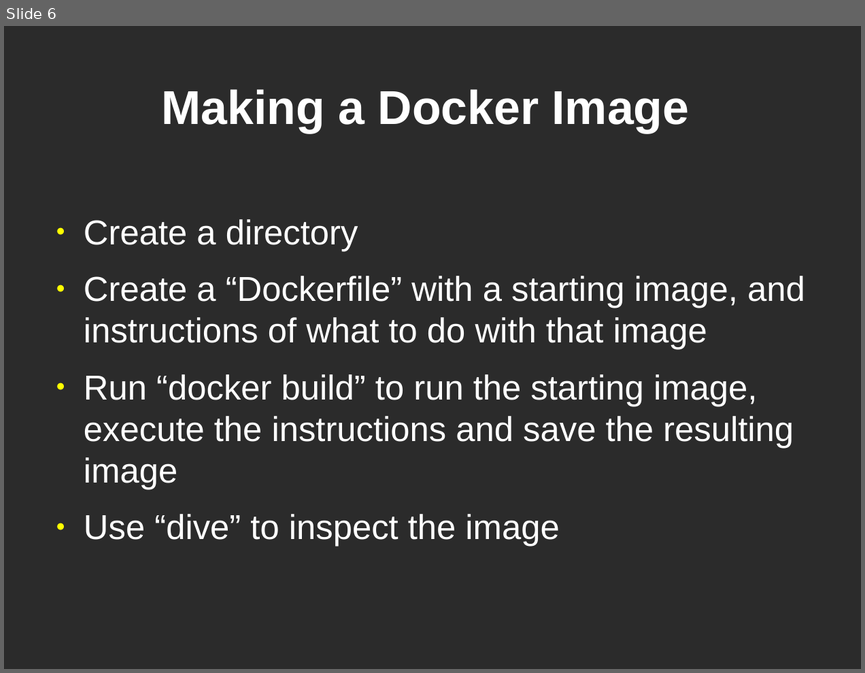
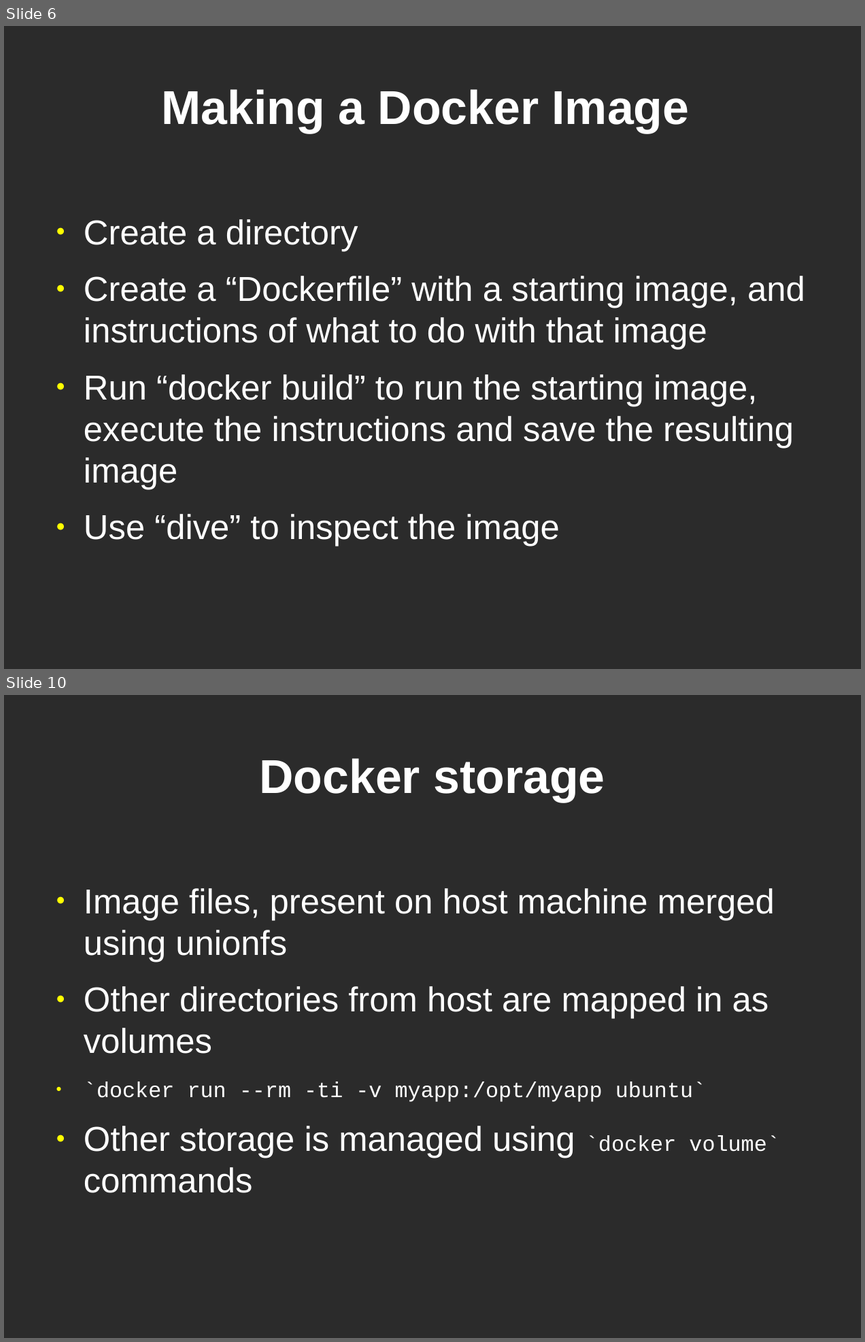
Before and after one commit to showmethehello/mit-docker-talk, a slide deck: docker.odp. Shown one above the other, each under a label of ours: slide 6 before the commit, slides 6 and 10 after it; the slides between them are not shown. The pictures are 865x673 and 865x1342 pixels, drawn with LibreOffice and Linux fonts; fonts in the diff are those of the drawing; background and template pictures are left out; a plain dark background stands for a picture behind light text. Boxes give left, top, right and bottom in pixels: in the first picture for what was removed or moved away, otherwise in the second. Text is boxed around its words. In the diff, an @@ line names an element or a change of style, - is before the commit and + after.

```diff
--- a/docker.odp
+++ b/docker.odp
@@ slide 10 added at [4,695,861,1338], background picture (left out) @@
@@ title added at [259,758,604,802], 44 pt, text #FFFFFF, bold @@
+Docker storage
@@ text added at [84,888,779,1193], 32 pt, text #FFFFFF @@
+● Image files, present on host machine merged using unionfs
+● Other directories from host are mapped in as volumes
+● `docker run --rm -ti -v myapp:/opt/myapp ubuntu`
+● Other storage is managed using `docker volume` commands
```
Also in this commit, not shown: 2 slides changed, 5 other slides added.
